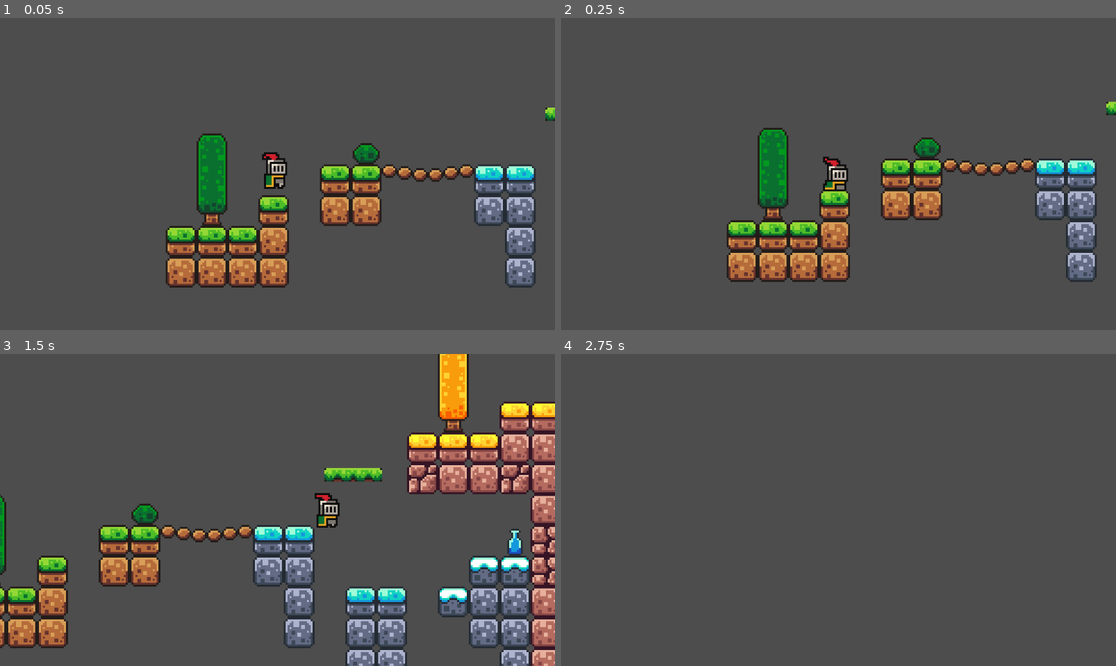
Above: before the commit, frames 1-4 (two rows, left to right).
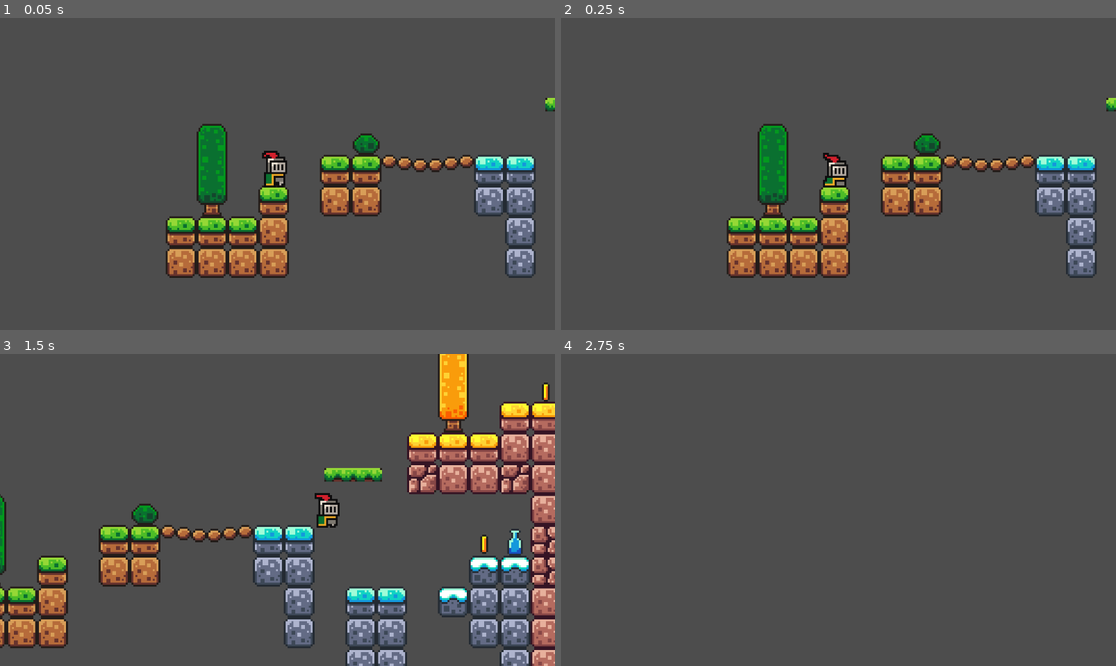
Above: after the commit, the same moments.

Repository: RABIES-MAD-RABBID/platform_beginner
Game: Godot game, scene res://scenes/game.tscn
Same seed, same stepped clock (60 frames per second), same inputs: the game is played once before the commit and once after it.
Inputs:
- Up to frame 1 (0.05 s): no input
- Up to frame 2 (0.25 s): no input
- Up to frame 3 (1.5 s): tap Enter (ui_accept) at 0.5, 0.77 s; hold Right (ui_right) from 0.53 s (still down)
- Up to frame 4 (2.75 s): tap Enter (ui_accept) at 1.52 s; release Right (ui_right) at 2.03 s; hold Left (ui_left) from 2.03 s (still down)

The runs differ from the first frame. In frame 1, 12% of the frame differs, in the area x 29-100%, y 25-87%; in frame 2, 8.8%; in frame 3, 0.2%; in frame 4, nothing differs.

Commit message:
Update coin gameplay changes

Diff:
--- /dev/null
+++ b/first-game/scenes/coin.tscn
@@ -0,0 +1,112 @@
+[gd_scene format=3 uid="uid://d1n18f7d7hqr2"]
+
+[ext_resource type="Script" uid="uid://yq0683bejwma" path="res://scripts/coin.gd" id="1_i64fm"]
+[ext_resource type="Texture2D" uid="uid://cg266iy4igcny" path="res://assets/sprites/coin.png" id="1_rwqht"]
+
+[sub_resource type="AtlasTexture" id="AtlasTexture_i64fm"]
+atlas = ExtResource("1_rwqht")
+region = Rect2(0, 0, 16, 16)
+
+[sub_resource type="AtlasTexture" id="AtlasTexture_11l1o"]
+atlas = ExtResource("1_rwqht")
+region = Rect2(16, 0, 16, 16)
+
+[sub_resource type="AtlasTexture" id="AtlasTexture_d14el"]
+atlas = ExtResource("1_rwqht")
+region = Rect2(32, 0, 16, 16)
+
+[sub_resource type="AtlasTexture" id="AtlasTexture_1ikuy"]
+atlas = ExtResource("1_rwqht")
+region = Rect2(48, 0, 16, 16)
+
+[sub_resource type="AtlasTexture" id="AtlasTexture_wnlwo"]
+atlas = ExtResource("1_rwqht")
+region = Rect2(64, 0, 16, 16)
+
+[sub_resource type="AtlasTexture" id="AtlasTexture_jig8b"]
+atlas = ExtResource("1_rwqht")
+region = Rect2(80, 0, 16, 16)
+
+[sub_resource type="AtlasTexture" id="AtlasTexture_xmuha"]
+atlas = ExtResource("1_rwqht")
+region = Rect2(96, 0, 16, 16)
+
+[sub_resource type="AtlasTexture" id="AtlasTexture_kfxoj"]
+atlas = ExtResource("1_rwqht")
+region = Rect2(112, 0, 16, 16)
+
+[sub_resource type="AtlasTexture" id="AtlasTexture_jsmju"]
+atlas = ExtResource("1_rwqht")
+region = Rect2(128, 0, 16, 16)
+
+[sub_resource type="AtlasTexture" id="AtlasTexture_s0mny"]
+atlas = ExtResource("1_rwqht")
+region = Rect2(144, 0, 16, 16)
+
+[sub_resource type="AtlasTexture" id="AtlasTexture_7cc30"]
+atlas = ExtResource("1_rwqht")
+region = Rect2(160, 0, 16, 16)
+
+[sub_resource type="AtlasTexture" id="AtlasTexture_rojmm"]
+atlas = ExtResource("1_rwqht")
+region = Rect2(176, 0, 16, 16)
+
+[sub_resource type="SpriteFrames" id="SpriteFrames_ls27i"]
+animations = [{
+"frames": [{
+"duration": 1.0,
+"texture": SubResource("AtlasTexture_i64fm")
+}, {
+"duration": 1.0,
+"texture": SubResource("AtlasTexture_11l1o")
+}, {
+"duration": 1.0,
+"texture": SubResource("AtlasTexture_d14el")
+}, {
+"duration": 1.0,
+"texture": SubResource("AtlasTexture_1ikuy")
+}, {
+"duration": 1.0,
+"texture": SubResource("AtlasTexture_wnlwo")
+}, {
+"duration": 1.0,
+"texture": SubResource("AtlasTexture_jig8b")
+}, {
+"duration": 1.0,
+"texture": SubResource("AtlasTexture_xmuha")
+}, {
+"duration": 1.0,
+"texture": SubResource("AtlasTexture_kfxoj")
+}, {
+"duration": 1.0,
+"texture": SubResource("AtlasTexture_jsmju")
+}, {
+"duration": 1.0,
+"texture": SubResource("AtlasTexture_s0mny")
+}, {
+"duration": 1.0,
+"texture": SubResource("AtlasTexture_7cc30")
+}, {
+"duration": 1.0,
+"texture": SubResource("AtlasTexture_rojmm")
+}],
+"loop": true,
+"name": &"default",
+"speed": 10.0
+}]
+
+[sub_resource type="CircleShape2D" id="CircleShape2D_ssuvv"]
+radius = 5.0990195
+
+[node name="coin" type="Area2D" unique_id=332512396]
+collision_mask = 2
+script = ExtResource("1_i64fm")
+
+[node name="AnimatedSprite2D" type="AnimatedSprite2D" parent="." unique_id=1042260789]
+sprite_frames = SubResource("SpriteFrames_ls27i")
+autoplay = "default"
+
+[node name="CollisionShape2D" type="CollisionShape2D" parent="." unique_id=535699110]
+shape = SubResource("CircleShape2D_ssuvv")
+
+[connection signal="body_entered" from="." to="." method="_on_body_entered"]
--- a/first-game/scenes/game.tscn
+++ b/first-game/scenes/game.tscn
@@ -3,6 +3,7 @@
 [ext_resource type="PackedScene" uid="uid://bma8wsy6t2ey5" path="res://scenes/player.tscn" id="1_uwrxv"]
 [ext_resource type="Texture2D" uid="uid://dq38agfp7dr0r" path="res://assets/sprites/world_tileset.png" id="2_yqjtg"]
 [ext_resource type="PackedScene" uid="uid://bgieu7of1rtjf" path="res://scenes/animatable_body_2d.tscn" id="3_lnu2h"]
+[ext_resource type="PackedScene" uid="uid://d1n18f7d7hqr2" path="res://scenes/coin.tscn" id="4_lbhrr"]
 
 [sub_resource type="TileSetAtlasSource" id="TileSetAtlasSource_lnu2h"]
 texture = ExtResource("2_yqjtg")
@@ -225,9 +226,18 @@
 autoplay = &"move"
 
 [node name="Player" parent="." unique_id=1611416591 instance=ExtResource("1_uwrxv")]
-position = Vector2(73, 0)
+position = Vector2(73, 5)
 
 [node name="Camera2D" type="Camera2D" parent="Player" unique_id=432070520]
 position = Vector2(1, -11)
 zoom = Vector2(4, 4)
 position_smoothing_enabled = true
+
+[node name="coin" parent="." unique_id=332512396 instance=ExtResource("4_lbhrr")]
+position = Vector2(328, -85)
+
+[node name="coin2" parent="." unique_id=1424525287 instance=ExtResource("4_lbhrr")]
+position = Vector2(522, -21)
+
+[node name="coin3" parent="." unique_id=1922868065 instance=ExtResource("4_lbhrr")]
+position = Vector2(296, -6)
--- a/first-game/scenes/player.tscn
+++ b/first-game/scenes/player.tscn
@@ -43,6 +43,7 @@
 radius = 5.0
 
 [node name="Player" type="CharacterBody2D" unique_id=1611416591]
+collision_layer = 2
 script = ExtResource("1_g2els")
 
 [node name="AnimatedSprite2D" type="AnimatedSprite2D" parent="." unique_id=1108686537]
--- /dev/null
+++ b/first-game/scripts/coin.gd
@@ -0,0 +1,8 @@
+extends Area2D
+
+
+
+
+func _on_body_entered(body: Node2D) -> void:
+	print("+1 coin collected")
+	queue_free()
Not shown, added: first-game/scripts/coin.gd.uid
